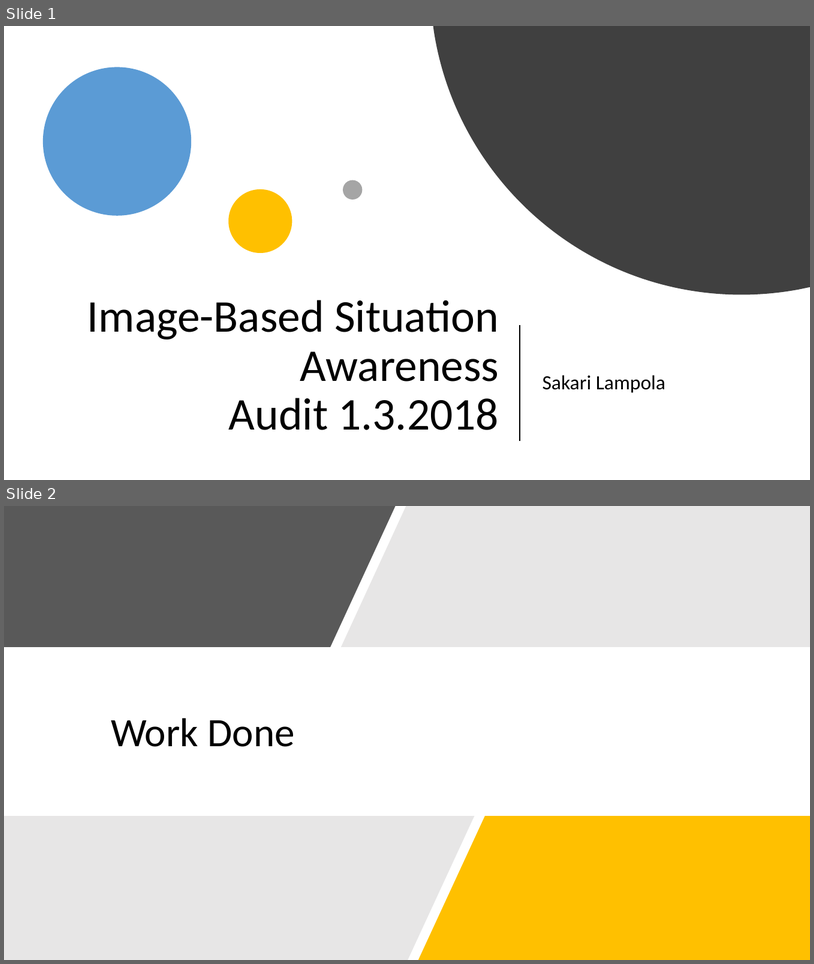
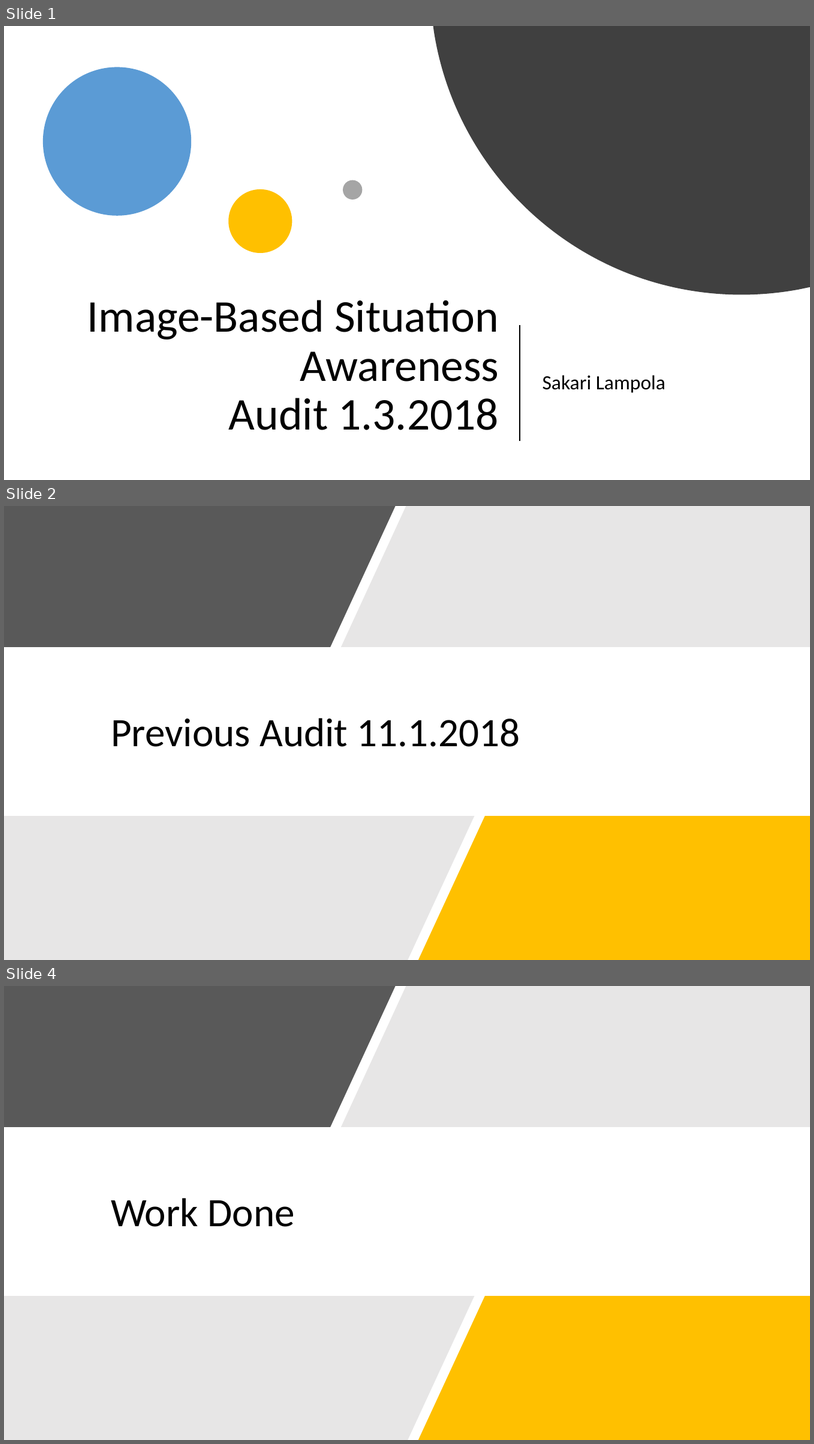
Before and after one commit to SakariLampola/Thesis, a slide deck: presentations/Audit 20180301.pptx. Shown one above the other, each under a label of ours: slides 1 and 2 before the commit, slides 1, 2 and 4 after it; the slides between them are not shown. The pictures are 814x964 and 814x1444 pixels, drawn with LibreOffice and Linux fonts; fonts in the diff are those of the drawing. Boxes give left, top, right and bottom in pixels: in the first picture for what was removed or moved away, otherwise in the second. Text is boxed around its words. In the diff, an @@ line names an element or a change of style, - is before the commit and + after.

```diff
--- a/presentations/Audit 20180301.pptx
+++ b/presentations/Audit 20180301.pptx
@@ slide 2 added at [4,506,810,960], background #FFFFFF @@
@@ freeform shape added at [4,506,395,647], fill #595959 @@
@@ freeform shape added at [342,506,810,647], fill #E7E6E6 @@
@@ title added at [111,718,521,747], 48 pt, text #000000 @@
+Previous Audit 11.1.2018
@@ freeform shape added at [4,816,474,960], fill #E7E6E6 @@
@@ freeform shape added at [411,816,711,960], fill #FFFFFF @@
@@ freeform shape added at [419,816,810,960], fill #FFC000 @@
@@ what was slide 2 is now slide 4 @@
```
Also in this commit, not shown: 1 slide changed, 6 other slides added, 11 other files.
